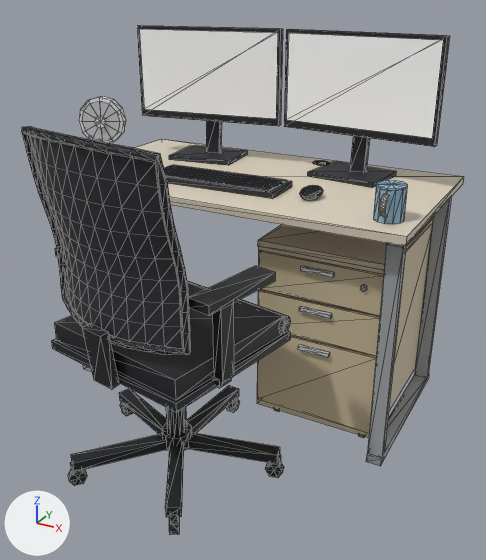
The glTF model public/models/furn_desk_ops.glb: old version first, new version second.
One viewpoint serves both versions: a 50 mm lens placed at (1.002, -1.902, 1.324), pointed at (0.098, -0.257, 0.501). The lights are fixed; the arrows at lower left show +X, +Y and +Z. The older version comes first. Mesh edges are drawn as thin lines. Vertices at exactly the same position are counted once.

Objects in the first picture: 'furn.desk_ops'.
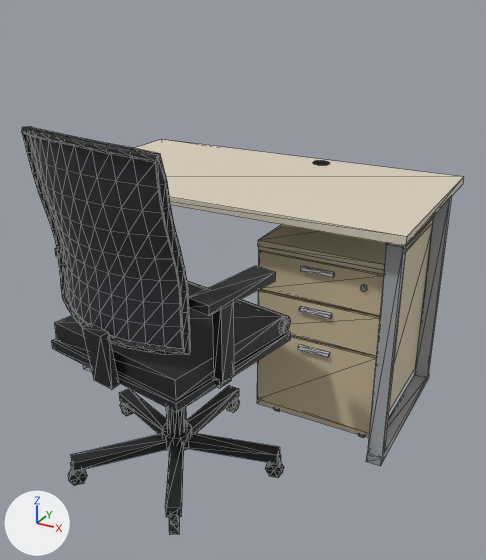
Where the change shows, as pixel boxes (x1, y1, x2, y2) in the pictures (486 x 560 px):
'furn.desk_ops', reshaped (20% shorter): before (22, 26, 464, 534); after (22, 127, 464, 534)
part 1 of me_mesh_0, deleted: before (79, 26, 450, 224)

The change, as a diff of the scene's bpy script:
```diff
--- a/public/models/furn_desk_ops.glb.py
+++ b/public/models/furn_desk_ops.glb.py
@@ me_mesh_0 @@
 # used by ob_furn_desk_ops; location = (0.0, 0.0, 0.0)
-me_mesh_0.from_pydata(...)  # 1266 vertices, 2172 faces; spans x -0.598..0.598, y -0.852..0.325, z 0.0..1.19
+me_mesh_0.from_pydata(...)  # 853 vertices, 1456 faces; spans x -0.598..0.598, y -0.852..0.325, z 0.0..1.032
+# me_mesh_0 part 1: 25 loose pieces with 413 vertices, spanning x -0.539..0.557, y -0.286..0.263, z 0.749..1.19, are deleted
 me_mesh_0.materials.append(mat_furn_desk_atlas)
```
